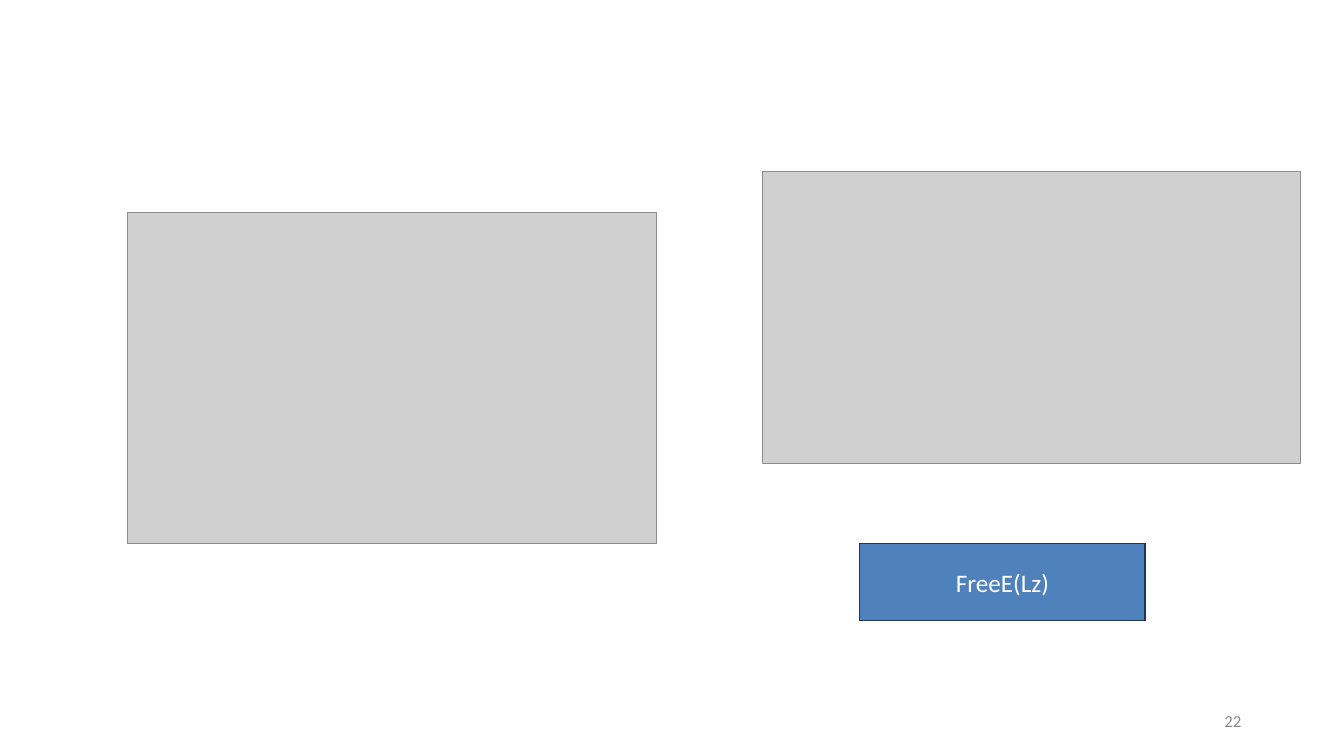
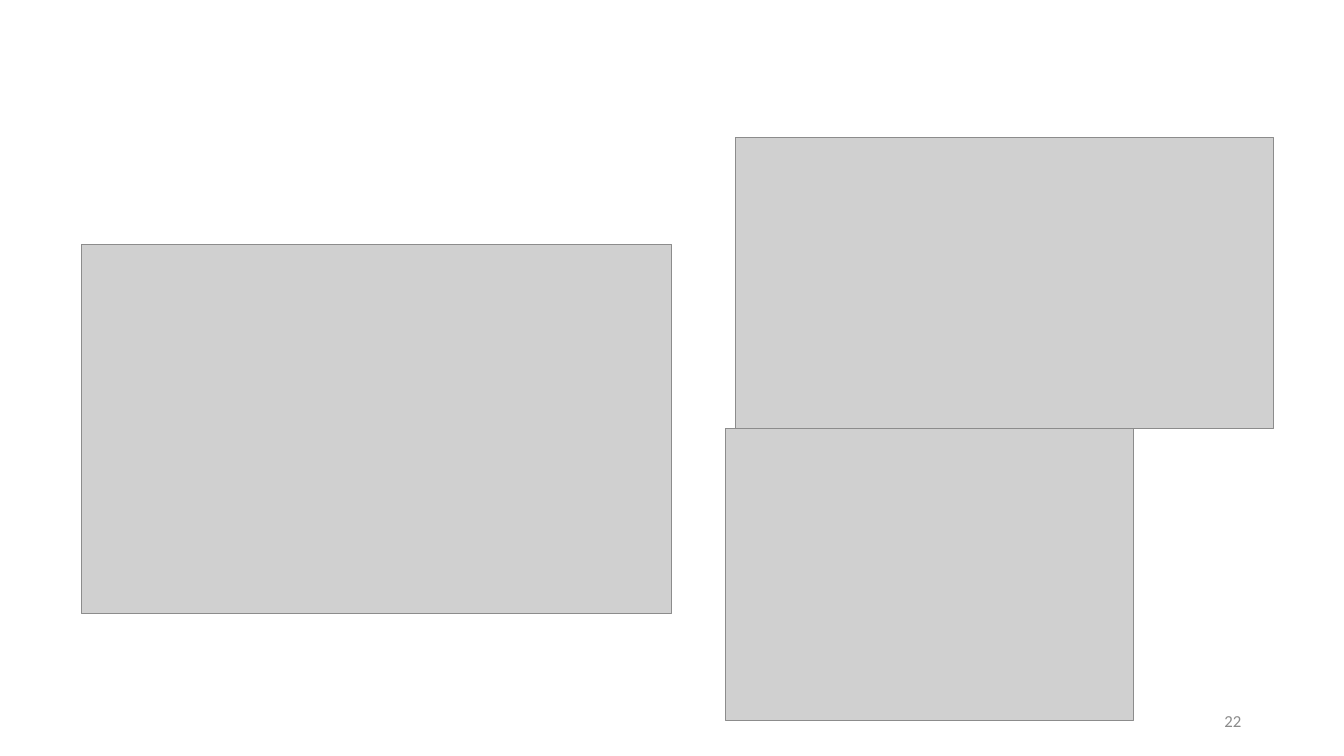
Before and after one commit to tyokokur/presentations, a slide deck: slide 22 of NAF.pptx. Drawn at 1344x756 pixels with LibreOffice and Linux fonts; fonts in the diff are those of the drawing; grey boxes stand for pictures; background and template pictures are left out. Boxes give left, top, right and bottom in pixels: in the first picture for what was removed or moved away, otherwise in the second. Text is boxed around its words. In the diff, an @@ line names an element or a change of style, - is before the commit and + after.

Commit message:
autocommit

```diff
--- a/NAF.pptx
+++ b/NAF.pptx
@@ picture: place and size @@
-picture at bbox=[763, 171, 1302, 464]
+picture at bbox=[736, 137, 1274, 430]
@@ picture: place and size @@
-picture at bbox=[128, 213, 656, 543]
+picture at bbox=[82, 244, 673, 614]
@@ picture added at bbox=[726, 430, 1133, 722] @@
@@ rectangle removed at bbox=[860, 543, 1145, 621] @@
-FreeE(Lz)
```
